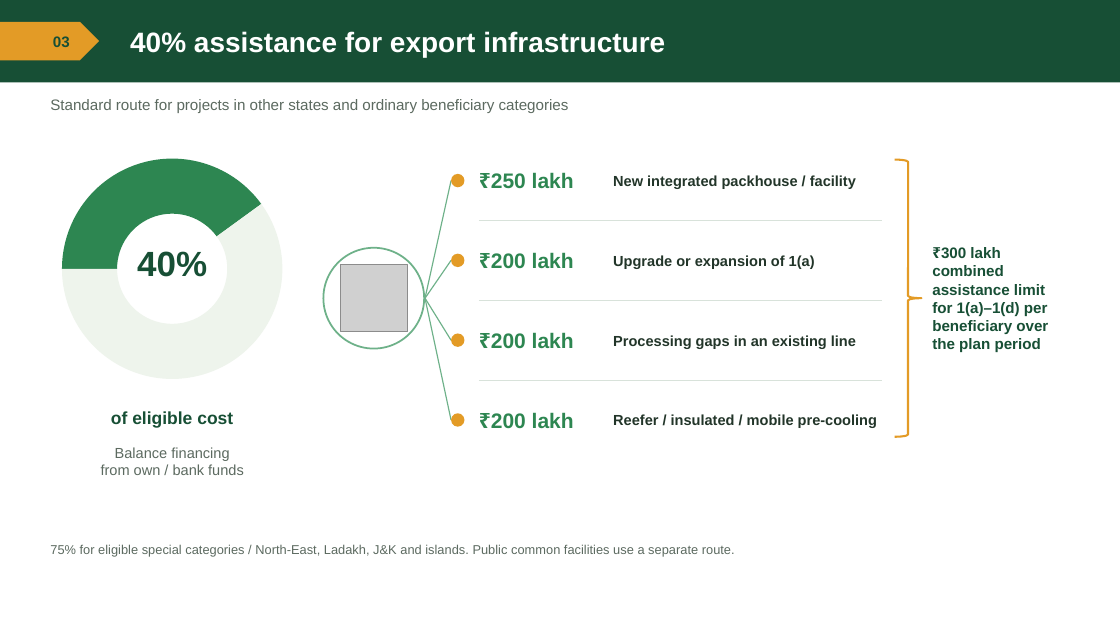
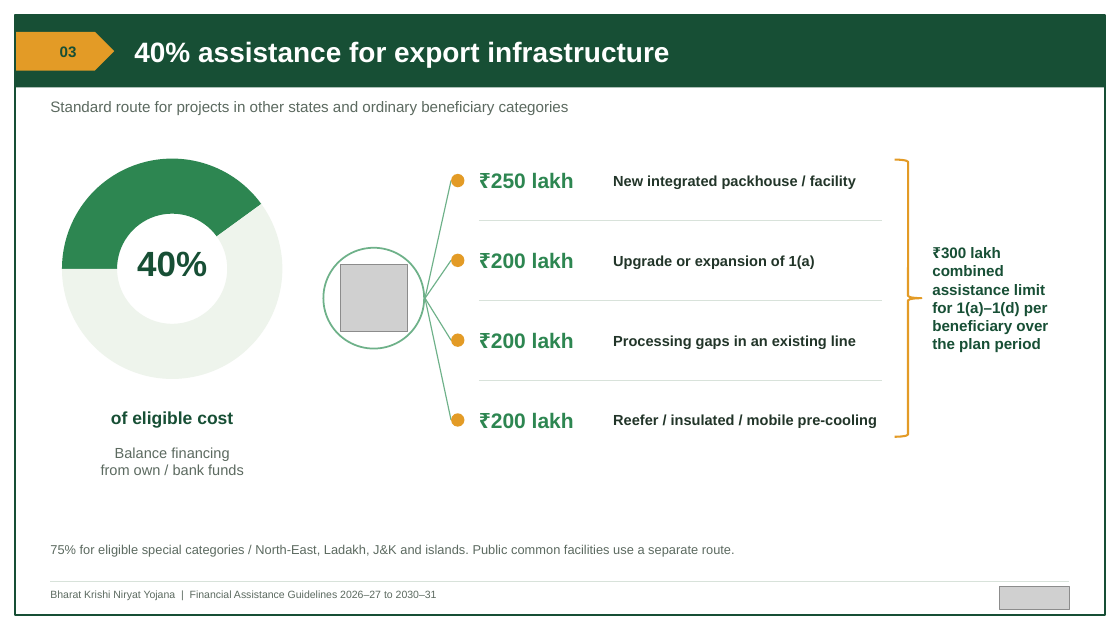
Before and after one commit to BantheFox012/FM, a slide deck: slide 3 of APEDA_BKNY_Standard_40_Percent.pptx. Drawn at 1120x630 pixels with LibreOffice and Linux fonts; fonts in the diff are those of the drawing; grey boxes stand for pictures. Boxes give left, top, right and bottom in pixels: in the first picture for what was removed or moved away, otherwise in the second. Text is boxed around its words. In the diff, an @@ line names an element or a change of style, - is before the commit and + after.

```diff
--- a/APEDA_BKNY_Standard_40_Percent.pptx
+++ b/APEDA_BKNY_Standard_40_Percent.pptx
@@ rectangle: place and size @@
-rectangle at (0,0,1120,82)
+rectangle at (15,15,1105,87)
@@ rectangle added at (15,15,1105,615), outline #174F35 1.25 pt @@
@@ text "40% assistance for export infrastructure": place and size @@
-text "40% assistance for export infrastructure" at (130,31,665,57)
+text "40% assistance for export infrastructure" at (134,41,669,67)
@@ pentagon arrow: place and size @@
-pentagon arrow at (0,22,99,60)
+pentagon arrow at (15,32,114,71)
@@ text "03": place and size @@
-text "03" at (53,36,70,47)
+text "03" at (60,46,77,57)
@@ line added from (50, 581) to (1070, 581), #D8E2DA 0.75 pt @@
@@ text added at (50,590,437,600), 9 pt, text #5C6A60 @@
+Bharat Krishi Niryat Yojana | Financial Assistance Guidelines 2026–27 to 2030–31
@@ picture added at (1000,586,1070,610) @@
```
Also in this commit, not shown: 11 other slides changed.
